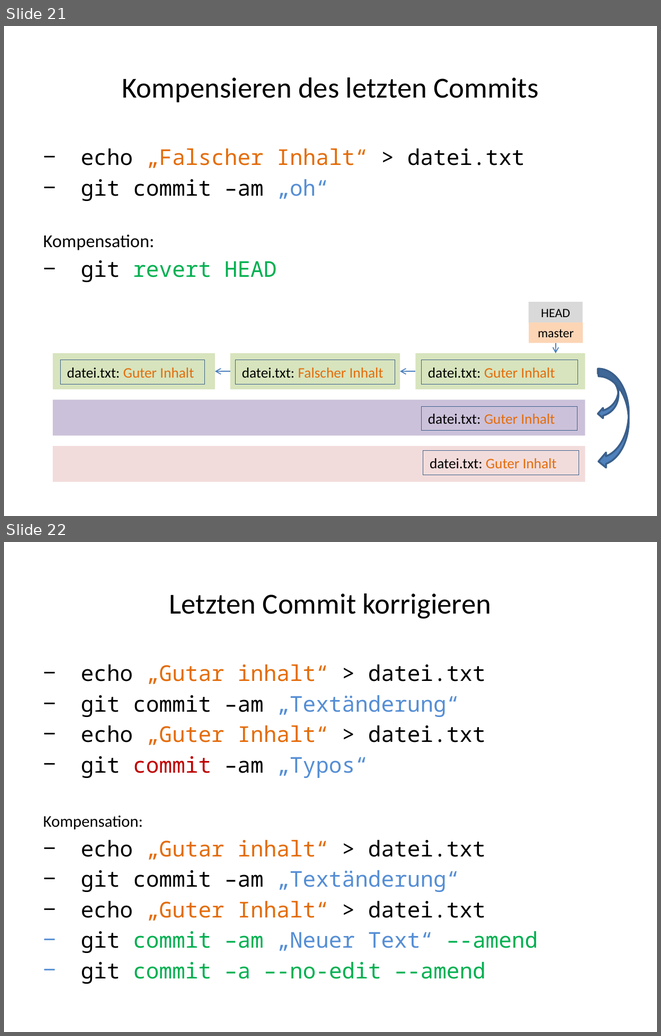
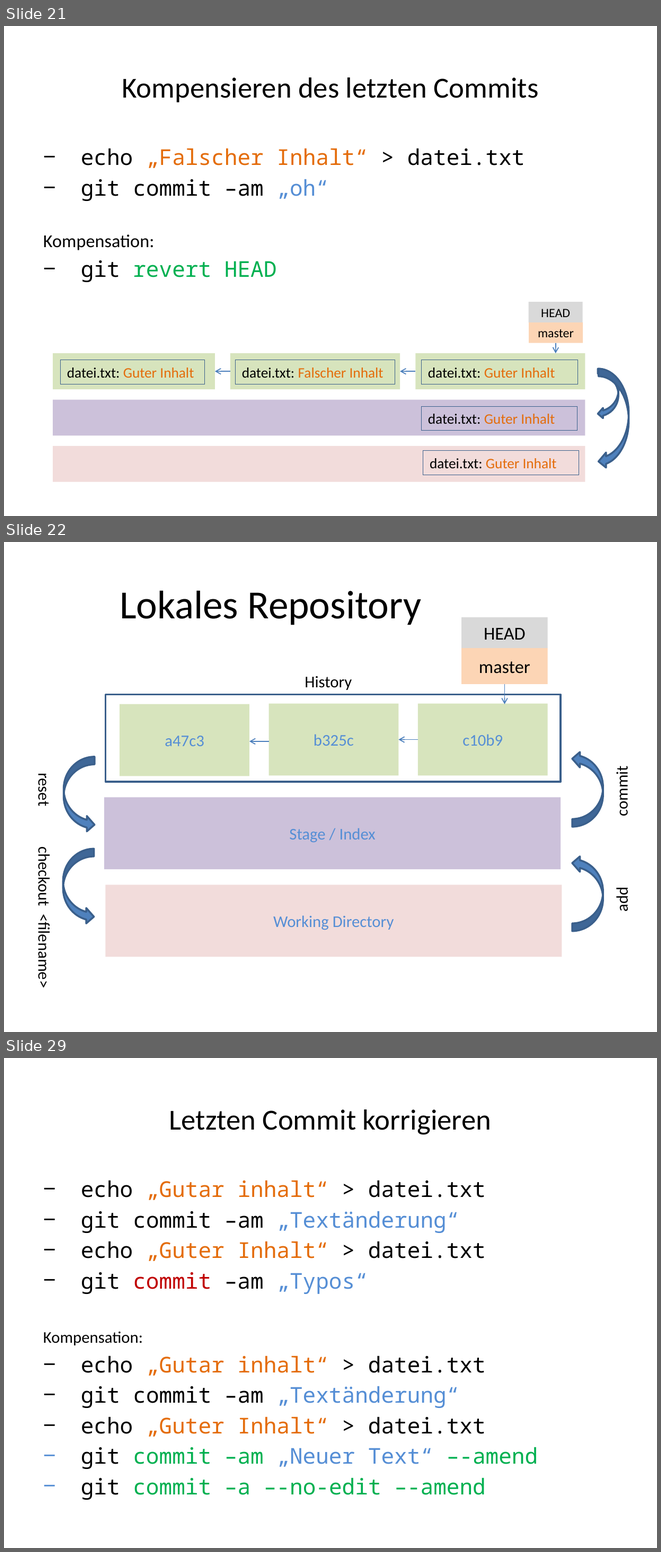
Before and after one commit to kotlincook/gitplayground, a slide deck: GIT.pptx. Shown one above the other, each under a label of ours: slides 21 and 22 before the commit, slides 21, 22 and 29 after it; the slides between them are not shown. The pictures are 661x1036 and 661x1552 pixels, drawn with LibreOffice and Linux fonts; fonts in the diff are those of the drawing. Boxes give left, top, right and bottom in pixels: in the first picture for what was removed or moved away, otherwise in the second. Text is boxed around its words. In the diff, an @@ line names an element or a change of style, - is before the commit and + after.

```diff
--- a/GIT.pptx
+++ b/GIT.pptx
@@ slide 22 added at box(4, 542, 657, 1032), background #FFFFFF @@
@@ title added at box(120, 590, 421, 625), 44 pt, text #000000 @@
+Lokales Repository
@@ rectangle added at box(462, 617, 548, 648), fill #D9D9D9, 20 pt, text #000000 @@
+HEAD
@@ rectangle added at box(462, 648, 548, 684), fill #FCD5B5, 20 pt, text #000000 @@
+master
@@ text added at box(305, 676, 352, 690), 18 pt, text #000000 @@
+History
@@ arrow added from (505, 685) to (505, 704), #4B7EBC 1 pt @@
@@ rectangle added at box(105, 694, 560, 782), outline #3A5F8C 2 pt @@
@@ group added at box(105, 703, 562, 956): 5 rectangles @@
+Working Directory
+Stage / Index
+a47c3
+b325c
+c10b9
@@ arrow added from (269, 741) to (249, 741), #4B7EBC 1 pt @@
@@ arrow added from (418, 739) to (398, 739), #4B7EBC 1 pt @@
@@ curved right arrow added at box(63, 757, 94, 832), fill #4F81BD, outline #3A5F8C 2 pt @@
@@ curved right arrow added at box(572, 751, 603, 827), fill #4F81BD, outline #3A5F8C 2 pt @@
@@ text added at box(34, 776, 54, 805), 18 pt, text #000000 @@
+reset
@@ text added at box(612, 770, 632, 815), 18 pt, text #000000 @@
+commit
@@ text added at box(34, 852, 54, 986), 18 pt, text #000000 @@
+checkout <filename>
@@ curved right arrow added at box(63, 848, 94, 924), fill #4F81BD, outline #3A5F8C 2 pt @@
@@ curved right arrow added at box(572, 855, 603, 931), fill #4F81BD, outline #3A5F8C 2 pt @@
@@ text added at box(612, 889, 632, 911), 18 pt, text #000000 @@
+add
@@ what was slide 22 is now slide 29 @@
```
Also in this commit, not shown: 5 slides changed, 6 other slides added.
